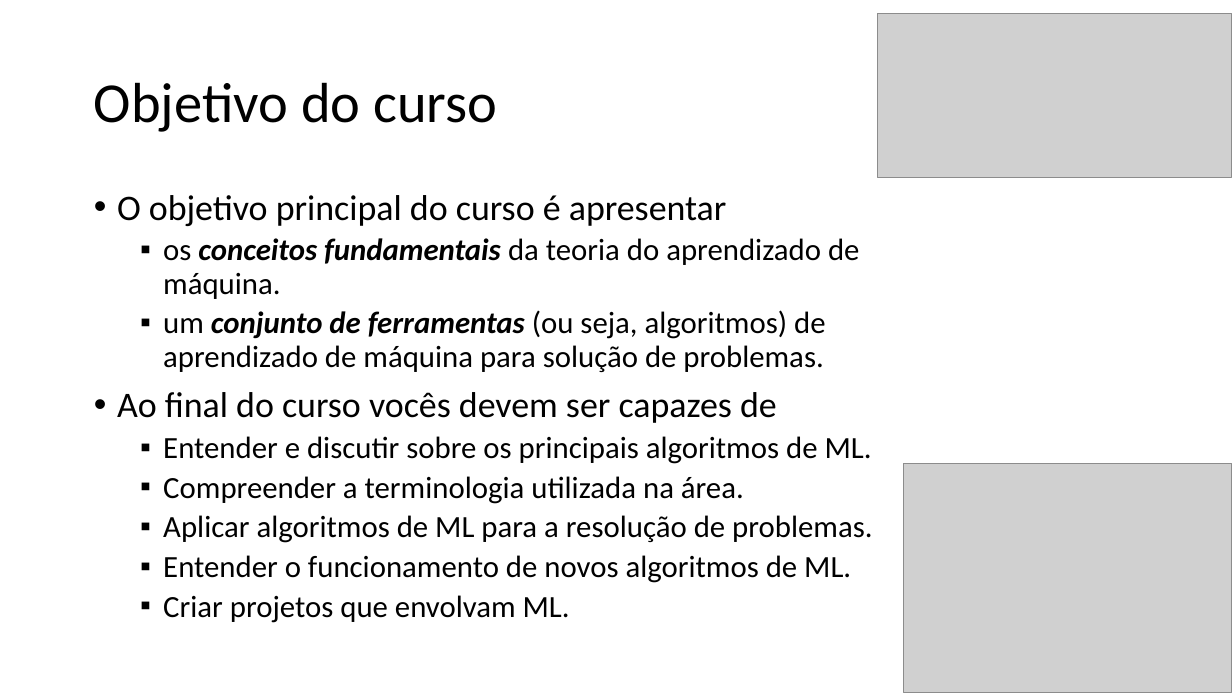
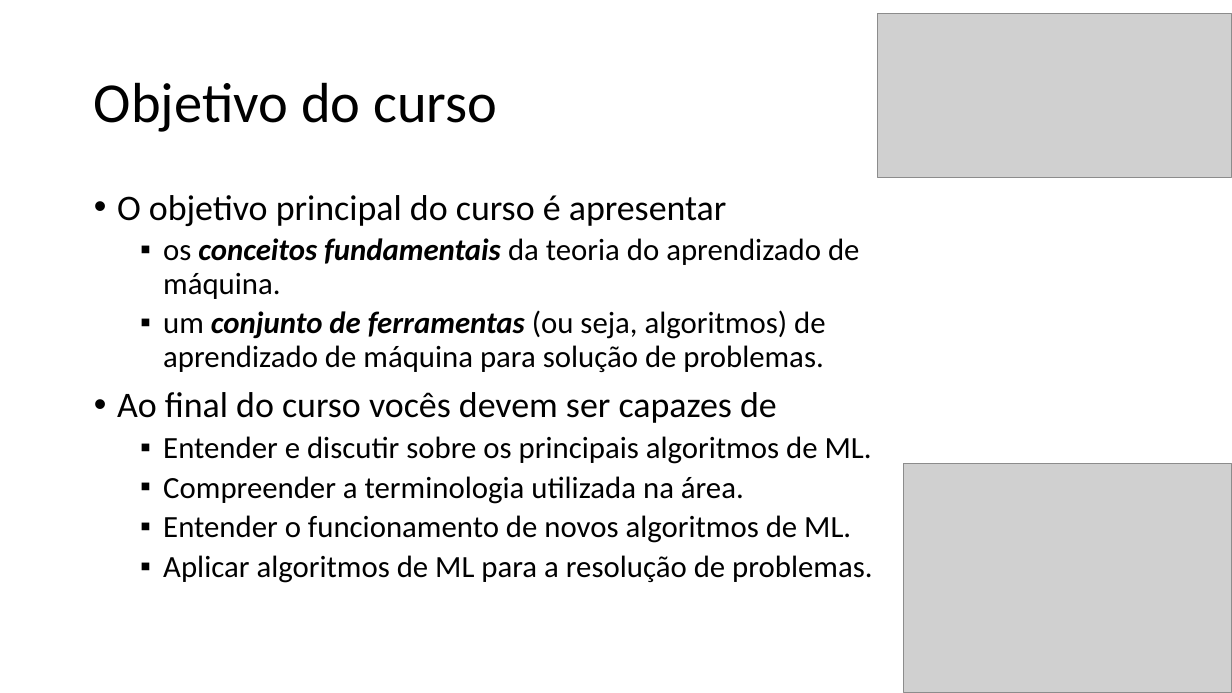
Before and after one commit to zz4fap/t320_aprendizado_de_maquina, a slide deck: slide 3 of slides/T320_Classificação (Parte I).pptx. Drawn at 1232x693 pixels with LibreOffice and Linux fonts; fonts in the diff are those of the drawing; grey boxes stand for pictures. Boxes give left, top, right and bottom in pixels: in the first picture for what was removed or moved away, otherwise in the second. Text is boxed around its words. In the diff, an @@ line names an element or a change of style, - is before the commit and + after.

```diff
--- a/slides/T320_Classificação (Parte I).pptx
+++ b/slides/T320_Classificação (Parte I).pptx
@@ text at bbox=[163, 515, 851, 543]: paragraph added @@
+  ▪ Entender o funcionamento de novos algoritmos de ML.
@@ text at bbox=[163, 555, 851, 623]: paragraphs removed @@
-  ▪ Entender o funcionamento de novos algoritmos de ML.
-  ▪ Criar projetos que envolvam ML.
```
Also in this commit, not shown: 6 other slides changed, 10 other files.
